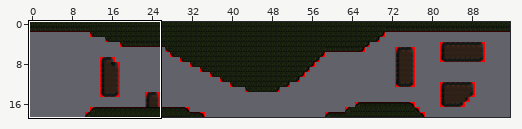
Level history. Tiled map: res/map/finalmap01.tmx. Above, an overview of the earlier version with the close-up marked.
Close-up. Old version:
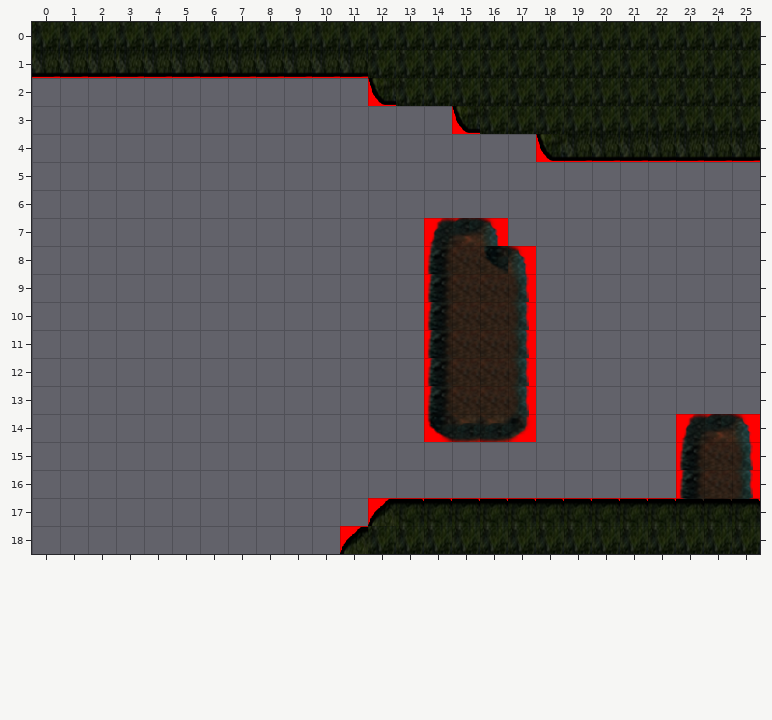
Cells are 32x32 px. Shown: x 0..25, y 0..18. The commit also changed other parts of the map, which this record leaves out.
The result:
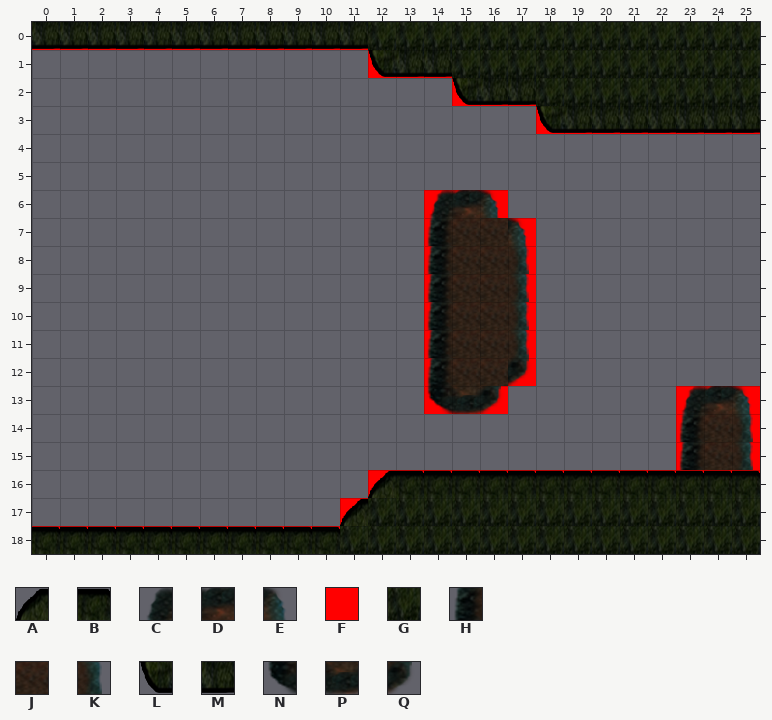
Key: from "tileset": A 0, B 1, C 3, D 4, E 5, F 6, G 9, H 11, J 12, K 13, L 16, M 17, N 19, P 20, Q 21.
_ is an empty cell, # one hidden under a higher layer, . an unchanged one.
The exact change:
--- layer "collision"
@@ x 0..25 @@
- 1 FFFFFFFFFFFF..............
- 2 ............F##...........
- 3 ...............F##........
- 4 ..................FFFFFFFF
+ 1 ____________..............
+ 2 ............___...........
+ 3 ...............___........
+ 4 ..................________
@@ x 14..17 @@
- 6 ___.
- 7 ..._
+ 6 FFF.
+ 7 ...F
@@ x 14..25 @@
-13 ...F.....___
-14 FFFF........
+13 ..._.....FFF
+14 ____........
@@ x 0..22 @@
-16 ............___________
-17 ..........._...........
-18 ___________............
+16 ............FFFFFFFFFFF
+17 ...........F...........
+18 FFFFFFFFFFF............
--- layer "terrain_2" (removed)
@@ x 16..16 @@
- 8 J
+ 8 _
@@ x 23..25 @@
-17 HJK
+17 ___
--- layer "terrain"
@@ x 0..25 @@
- 0 GGGGGGGGGGGG..............
- 1 MMMMMMMMMMMMGGG...........
- 2 ............LGGGGG........
- 3 ...............LGGGGGGGGGG
- 4 ..................LMMMMMMM
+ 0 MMMMMMMMMMMM..............
+ 1 ____________LMM...........
+ 2 ............___LMM........
+ 3 ...............___LMMMMMMM
+ 4 ..................________
@@ x 14..17 @@
- 6 ___.
- 7 CDE_
- 8 ..NE
+ 6 CDE.
+ 7 HJJE
+ 8 ..JK
@@ x 14..25 @@
-12 ...K........
-13 HJJK.....___
-14 NPPQ.....CDE
+12 ...Q........
+13 NPQ_.....CDE
+14 ____.....HJK
@@ x 0..25 @@
-16 ............___________HJK
-17 ..........._ABBBBBBBBBBBBB
-18 ___________A..............
+16 ............ABBBBBBBBBBBBB
+17 ...........AGGGGGGGGGGGGGG
+18 BBBBBBBBBBBG..............
